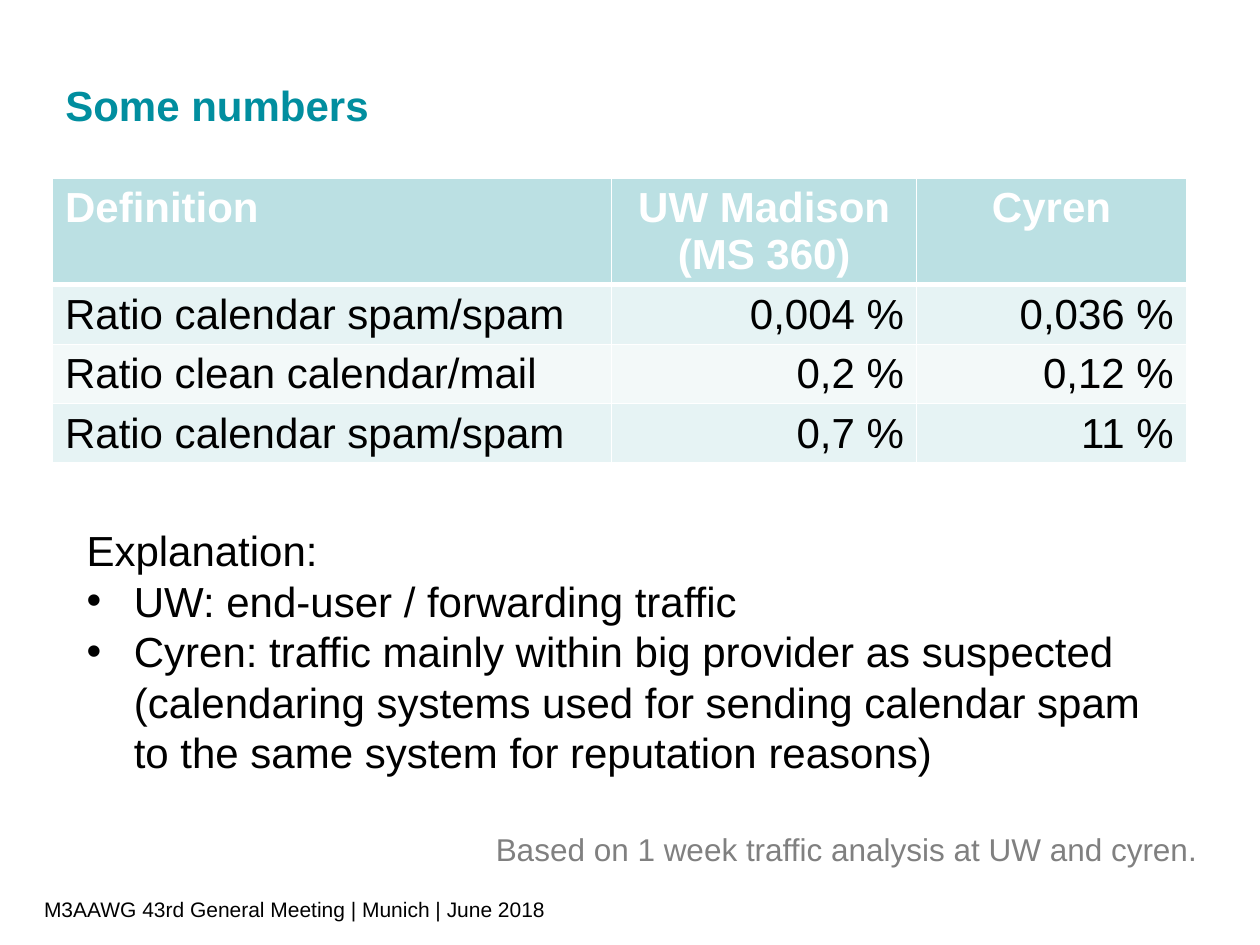
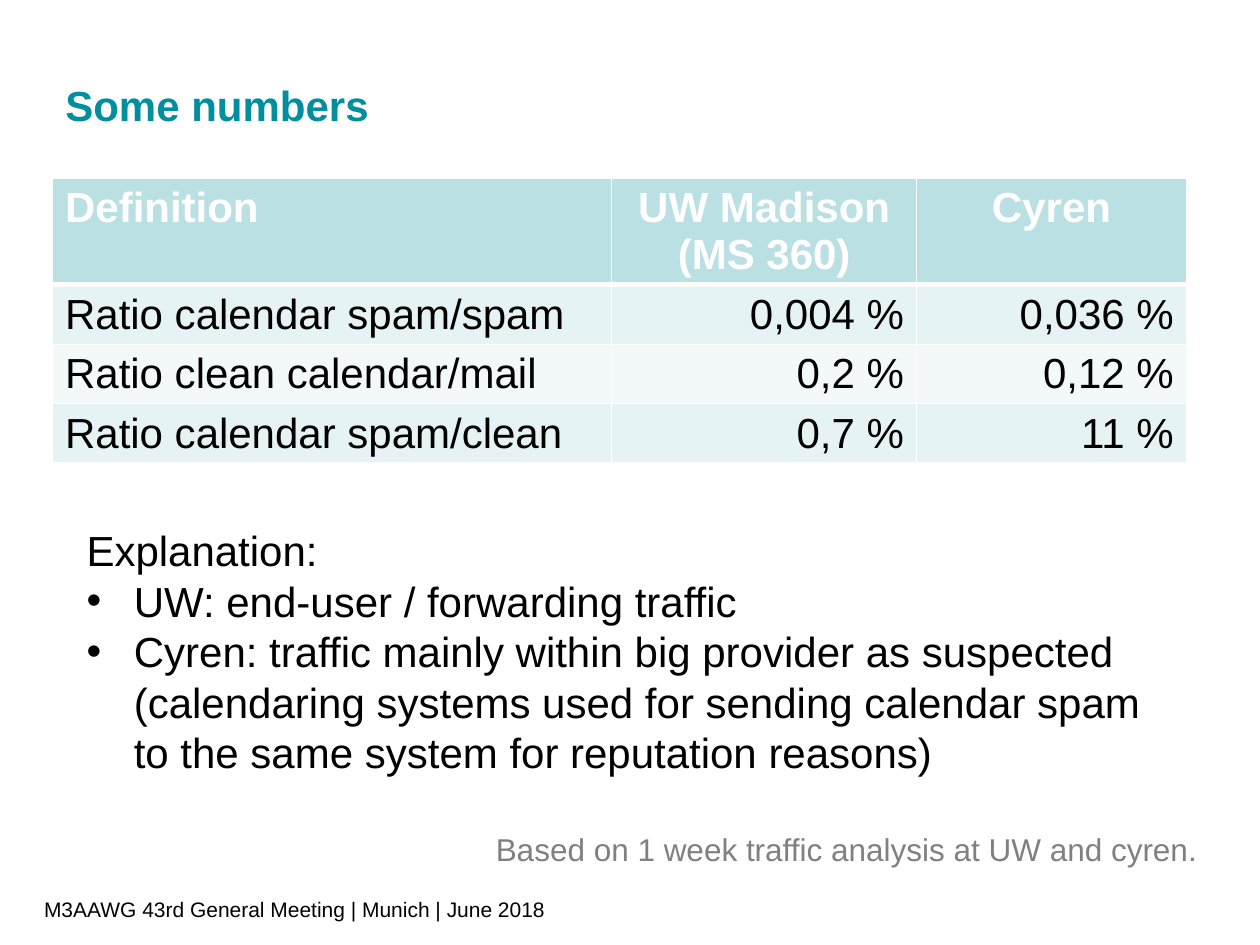
Before and after one commit to CalConnect/TC-CALSPAM, a slide deck: slide 7 of Process_M3AAWG/2018-06-M3AAWG43-CalendarSpam.pptx. Drawn at 1260x945 pixels with LibreOffice and Linux fonts; fonts in the diff are those of the drawing; background and template pictures are left out. Boxes give left, top, right and bottom in pixels: in the first picture for what was removed or moved away, otherwise in the second. Text is boxed around its words. In the diff, an @@ line names an element or a change of style, - is before the commit and + after.

Commit message:
small correction on statistics slide

```diff
--- a/Process_M3AAWG/2018-06-M3AAWG43-CalendarSpam.pptx
+++ b/Process_M3AAWG/2018-06-M3AAWG43-CalendarSpam.pptx
@@ table at [53,179,1187,481] @@
-row 4, column 1: Ratio calendar spam/spam
+row 4, column 1: Ratio calendar spam/clean
```
